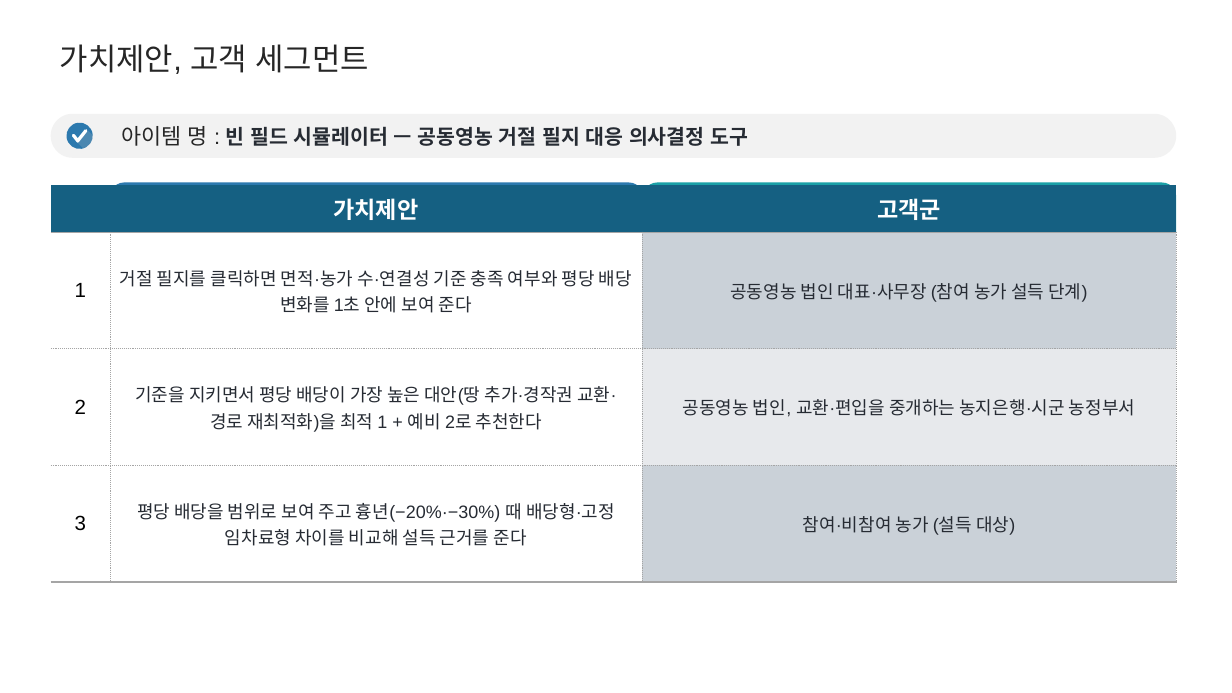
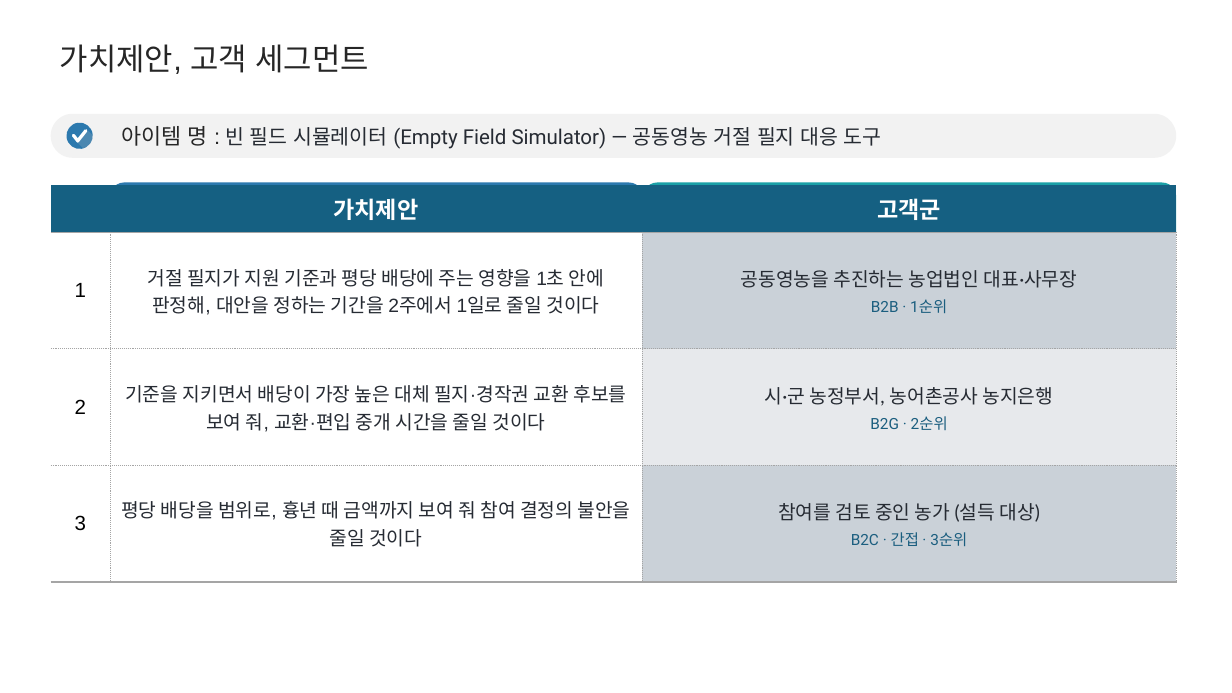
Before and after one commit to yean1234/Cooperative-farming-system, a slide deck: slide 3 of docs/공동영농_최종발표.pptx. Drawn at 1232x693 pixels with LibreOffice and Linux fonts; fonts in the diff are those of the drawing. Boxes give left, top, right and bottom in pixels: in the first picture for what was removed or moved away, otherwise in the second. Text is boxed around its words. In the diff, an @@ line names an element or a change of style, - is before the commit and + after.

```diff
--- a/docs/공동영농_최종발표.pptx
+++ b/docs/공동영농_최종발표.pptx
@@ text in rounded rectangle at <box>121,126,882,149</box>: text changed; font Arial to Roboto; bold off @@
-아이템 명 : 빈 필드 시뮬레이터 — 공동영농 거절 필지 대응 의사결정 도구
+아이템 명 : 빈 필드 시뮬레이터 (Empty Field Simulator) — 공동영농 거절 필지 대응 도구
@@ table at <box>51,185,1177,551</box> @@
-row 2, column 2: 거절 필지를 클릭하면 면적·농가 수·연결성 기준 충족 여부와 평당 배당 변화를 1초 안에 보여 준다
+row 2, column 2: 거절 필지가 지원 기준과 평당 배당에 주는 영향을 1초 안에 판정해, 대안을 정하는 기간을 2주에서 1일로 줄일 것이다
-row 2, column 3: 공동영농 법인 대표·사무장 (참여 농가 설득 단계)
+row 2, column 3: 공동영농을 추진하는 농업법인 대표·사무장 / B2B · 1순위
-row 3, column 2: 기준을 지키면서 평당 배당이 가장 높은 대안(땅 추가·경작권 교환·경로 재최적화)을 최적 1 + 예비 2로 추천한다
+row 3, column 2: 기준을 지키면서 배당이 가장 높은 대체 필지·경작권 교환 후보를 보여 줘, 교환·편입 중개 시간을 줄일 것이다
-row 3, column 3: 공동영농 법인, 교환·편입을 중개하는 농지은행·시군 농정부서
+row 3, column 3: 시·군 농정부서, 농어촌공사 농지은행 / B2G · 2순위
-row 4, column 2: 평당 배당을 범위로 보여 주고 흉년(−20%·−30%) 때 배당형·고정 임차료형 차이를 비교해 설득 근거를 준다
+row 4, column 2: 평당 배당을 범위로, 흉년 때 금액까지 보여 줘 참여 결정의 불안을 줄일 것이다
-row 4, column 3: 참여·비참여 농가 (설득 대상)
+row 4, column 3: 참여를 검토 중인 농가 (설득 대상) / B2C · 간접 · 3순위
```
Also in this commit, not shown: 4 other slides changed, 2 slides removed.
